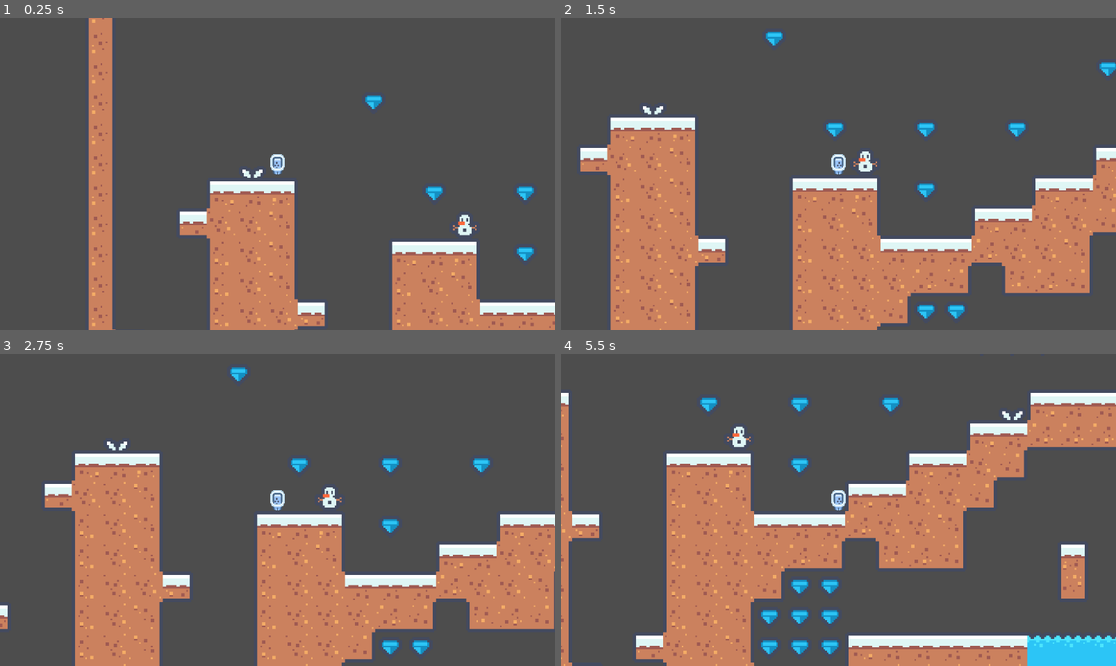
Above: before the commit, frames 1-4 (two rows, left to right).
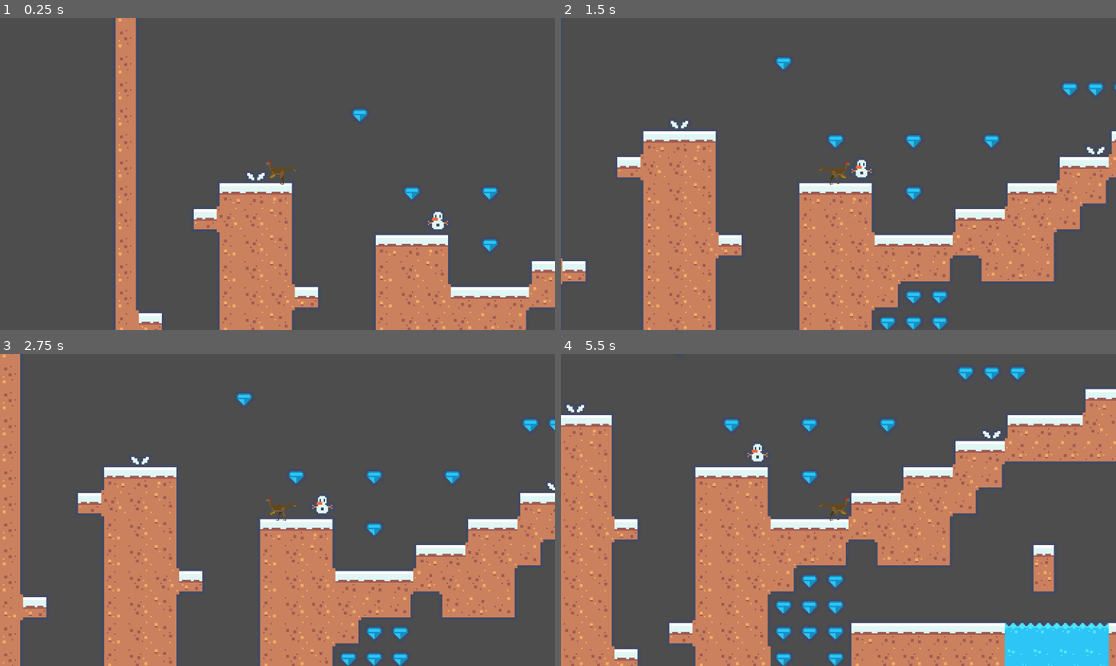
Above: after the commit, the same moments.

Repository: fay0026/Godot_platformer
Game: Godot game, scene res://scenes/jeu.tscn
The game is run twice, just before and just after one commit, with the same random seed, the same clock (stepped at 60 frames per second) and the same inputs.
Inputs:
- Up to frame 1 (0.25 s): no input
- Up to frame 2 (1.5 s): tap Enter (ui_accept) at 0.5, 0.77 s; hold Right (ui_right) from 0.53 s (still down)
- Up to frame 3 (2.75 s): tap Enter (ui_accept) at 1.52 s; release Right (ui_right) at 2.03 s; hold Left (ui_left) from 2.03 s (still down)
- Up to frame 4 (5.5 s): release Left (ui_left) at 2.78 s; hold Right (ui_right) 2.78-4.28 s; tap Enter (ui_accept) at 3.02, 3.77, 4.52 s; hold Left (ui_left) 4.28-5.03 s; hold Right (ui_right) from 5.03 s (still down)

The runs differ from the first frame. In frame 1, 17% of the frame differs, in the area x 15-100%, y 0-100%; in frame 2, 20%; in frame 3, 23%; in frame 4, 30%, in the area x 0-100%, y 4-100%.

Commit message:
Ajout de l'UI, fonctionnalités à faire

Diff:
--- a/character_body_2d.gd
+++ b/character_body_2d.gd
@@ -20,13 +20,13 @@
 	var direction := Input.get_axis("ui_left", "ui_right")
 	if direction:
 		velocity.x = direction * SPEED
-		$AnimatedSprite2D.play("walk")
+		$AnimatedSprite2D.play("Raptor_walk")
 	else:
 		velocity.x = move_toward(velocity.x, 0, SPEED)
 		$AnimatedSprite2D.stop()
 	if direction == 1 :
+		$AnimatedSprite2D.flip_h = false;
+	else :
 		$AnimatedSprite2D.flip_h = true;
-	else :
-		$AnimatedSprite2D.flip_h = false;
 
 	move_and_slide()
--- /dev/null
+++ b/scenes/GUI.tscn
@@ -0,0 +1,67 @@
+[gd_scene load_steps=5 format=3 uid="uid://kay8r2p0gb5m"]
+
+[ext_resource type="Texture2D" uid="uid://br0w6ot0aojkq" path="res://Assets/sprites/tile_0067.png" id="1_w7kkm"]
+[ext_resource type="Texture2D" uid="uid://dk7ibipx5xrgj" path="res://Assets/sprites/tile_0044.png" id="2_gomml"]
+[ext_resource type="Texture2D" uid="uid://d3ox3j2wg4g74" path="res://Assets/sprites/frozen_health.png" id="3_s4aqj"]
+[ext_resource type="Texture2D" uid="uid://bvrq0v5kb01hn" path="res://Assets/sprites/health.png" id="4_d2u18"]
+
+[node name="Gui" type="CanvasLayer"]
+
+[node name="Control" type="Control" parent="."]
+layout_mode = 3
+anchors_preset = 0
+offset_right = 150.0
+offset_bottom = 86.0
+size_flags_horizontal = 3
+metadata/_edit_lock_ = true
+
+[node name="BoxContainer" type="BoxContainer" parent="Control"]
+offset_left = 32.0
+offset_top = 42.0
+offset_right = 72.0
+offset_bottom = 65.0
+
+[node name="TextureRect" type="TextureRect" parent="Control/BoxContainer"]
+layout_mode = 2
+texture = ExtResource("1_w7kkm")
+metadata/_edit_lock_ = true
+
+[node name="Label" type="Label" parent="Control/BoxContainer"]
+layout_mode = 2
+text = "0"
+metadata/_edit_lock_ = true
+
+[node name="BoxContainer3" type="BoxContainer" parent="Control"]
+offset_left = 80.0
+offset_top = 43.0
+offset_right = 120.0
+offset_bottom = 66.0
+
+[node name="TextureRect" type="TextureRect" parent="Control/BoxContainer3"]
+layout_mode = 2
+texture = ExtResource("2_gomml")
+metadata/_edit_lock_ = true
+
+[node name="Label" type="Label" parent="Control/BoxContainer3"]
+layout_mode = 2
+text = "0"
+metadata/_edit_lock_ = true
+
+[node name="BoxContainer4" type="BoxContainer" parent="Control"]
+layout_mode = 0
+offset_left = 25.0
+offset_top = 14.0
+offset_right = 123.0
+offset_bottom = 38.0
+
+[node name="Label" type="Label" parent="Control/BoxContainer4"]
+layout_mode = 2
+text = "HP"
+metadata/_edit_lock_ = true
+
+[node name="TextureProgressBar" type="TextureProgressBar" parent="Control/BoxContainer4"]
+layout_mode = 2
+step = 3.0
+texture_under = ExtResource("3_s4aqj")
+texture_progress = ExtResource("4_d2u18")
+metadata/_edit_lock_ = true
--- a/scenes/jeu.tscn
+++ b/scenes/jeu.tscn
@@ -11,6 +11,7 @@
 
 [node name="Personnage" parent="." instance=ExtResource("2_xdqh2")]
 position = Vector2(174, 119)
+scale = Vector2(0.2, 0.2)
 
 [node name="AudioStreamPlayer2D" type="AudioStreamPlayer2D" parent="."]
 
@@ -18,7 +19,13 @@
 position = Vector2(321, 324)
 
 [node name="death" parent="." instance=ExtResource("4_djnxf")]
-position = Vector2(196, 381)
+position = Vector2(194, 381)
+
+[node name="death5" parent="." instance=ExtResource("4_djnxf")]
+position = Vector2(213, 381)
+
+[node name="death6" parent="." instance=ExtResource("4_djnxf")]
+position = Vector2(232, 381)
 
 [node name="death2" parent="." instance=ExtResource("4_djnxf")]
 position = Vector2(517, 301)
--- a/scenes/personnage.tscn
+++ b/scenes/personnage.tscn
@@ -1,11 +1,129 @@
-[gd_scene load_steps=6 format=3 uid="uid://bvcqpoxfstguq"]
+[gd_scene load_steps=23 format=3 uid="uid://bvcqpoxfstguq"]
 
 [ext_resource type="Script" path="res://character_body_2d.gd" id="1_nw3vc"]
 [ext_resource type="Texture2D" uid="uid://cvl50n0giglrt" path="res://Assets/sprites/tile_0002.png" id="2_4rlrh"]
+[ext_resource type="Texture2D" uid="uid://chsk3ohe2fkdk" path="res://Assets/sprites/Invisible_raptor.png" id="2_7ldsv"]
 [ext_resource type="Texture2D" uid="uid://darrmdmryqggx" path="res://Assets/sprites/tile_0003.png" id="3_1rrom"]
+
+[sub_resource type="AtlasTexture" id="AtlasTexture_371ld"]
+atlas = ExtResource("2_7ldsv")
+region = Rect2(0, 0, 336, 240)
+
+[sub_resource type="AtlasTexture" id="AtlasTexture_c3w4s"]
+atlas = ExtResource("2_7ldsv")
+region = Rect2(336, 0, 336, 240)
+
+[sub_resource type="AtlasTexture" id="AtlasTexture_alxp1"]
+atlas = ExtResource("2_7ldsv")
+region = Rect2(672, 0, 336, 240)
+
+[sub_resource type="AtlasTexture" id="AtlasTexture_xym0s"]
+atlas = ExtResource("2_7ldsv")
+region = Rect2(1008, 0, 336, 240)
+
+[sub_resource type="AtlasTexture" id="AtlasTexture_gvy3w"]
+atlas = ExtResource("2_7ldsv")
+region = Rect2(1344, 0, 336, 240)
+
+[sub_resource type="AtlasTexture" id="AtlasTexture_la5qr"]
+atlas = ExtResource("2_7ldsv")
+region = Rect2(1680, 0, 336, 240)
+
+[sub_resource type="AtlasTexture" id="AtlasTexture_m4rdr"]
+atlas = ExtResource("2_7ldsv")
+region = Rect2(0, 240, 336, 240)
+
+[sub_resource type="AtlasTexture" id="AtlasTexture_bc7cb"]
+atlas = ExtResource("2_7ldsv")
+region = Rect2(336, 240, 336, 240)
+
+[sub_resource type="AtlasTexture" id="AtlasTexture_wgrxt"]
+atlas = ExtResource("2_7ldsv")
+region = Rect2(672, 240, 336, 240)
+
+[sub_resource type="AtlasTexture" id="AtlasTexture_j1xlt"]
+atlas = ExtResource("2_7ldsv")
+region = Rect2(1008, 240, 336, 240)
+
+[sub_resource type="AtlasTexture" id="AtlasTexture_tp3in"]
+atlas = ExtResource("2_7ldsv")
+region = Rect2(1344, 240, 336, 240)
+
+[sub_resource type="AtlasTexture" id="AtlasTexture_vvxtc"]
+atlas = ExtResource("2_7ldsv")
+region = Rect2(1680, 240, 336, 240)
+
+[sub_resource type="AtlasTexture" id="AtlasTexture_kc1pa"]
+atlas = ExtResource("2_7ldsv")
+region = Rect2(0, 480, 336, 240)
+
+[sub_resource type="AtlasTexture" id="AtlasTexture_6rl67"]
+atlas = ExtResource("2_7ldsv")
+region = Rect2(336, 480, 336, 240)
+
+[sub_resource type="AtlasTexture" id="AtlasTexture_rc6ym"]
+atlas = ExtResource("2_7ldsv")
+region = Rect2(672, 480, 336, 240)
+
+[sub_resource type="AtlasTexture" id="AtlasTexture_bma8d"]
+atlas = ExtResource("2_7ldsv")
+region = Rect2(1008, 480, 336, 240)
 
 [sub_resource type="SpriteFrames" id="SpriteFrames_2lpkw"]
 animations = [{
+"frames": [{
+"duration": 1.0,
+"texture": SubResource("AtlasTexture_371ld")
+}, {
+"duration": 1.0,
+"texture": SubResource("AtlasTexture_c3w4s")
+}, {
+"duration": 1.0,
+"texture": SubResource("AtlasTexture_alxp1")
+}, {
+"duration": 1.0,
+"texture": SubResource("AtlasTexture_xym0s")
+}, {
+"duration": 1.0,
+"texture": SubResource("AtlasTexture_gvy3w")
+}, {
+"duration": 1.0,
+"texture": SubResource("AtlasTexture_la5qr")
+}, {
+"duration": 1.0,
+"texture": SubResource("AtlasTexture_m4rdr")
+}, {
+"duration": 1.0,
+"texture": SubResource("AtlasTexture_bc7cb")
+}, {
+"duration": 1.0,
+"texture": SubResource("AtlasTexture_wgrxt")
+}, {
+"duration": 1.0,
+"texture": SubResource("AtlasTexture_j1xlt")
+}, {
+"duration": 1.0,
+"texture": SubResource("AtlasTexture_tp3in")
+}, {
+"duration": 1.0,
+"texture": SubResource("AtlasTexture_vvxtc")
+}, {
+"duration": 1.0,
+"texture": SubResource("AtlasTexture_kc1pa")
+}, {
+"duration": 1.0,
+"texture": SubResource("AtlasTexture_6rl67")
+}, {
+"duration": 1.0,
+"texture": SubResource("AtlasTexture_rc6ym")
+}, {
+"duration": 1.0,
+"texture": SubResource("AtlasTexture_bma8d")
+}],
+"loop": true,
+"name": &"Raptor_walk",
+"speed": 5.0
+}, {
 "frames": [{
 "duration": 1.0,
 "texture": ExtResource("2_4rlrh")
@@ -18,8 +136,9 @@
 "speed": 5.0
 }]
 
-[sub_resource type="RectangleShape2D" id="RectangleShape2D_6780u"]
-size = Vector2(8, 12.5)
+[sub_resource type="CapsuleShape2D" id="CapsuleShape2D_nf3cj"]
+radius = 30.0
+height = 74.0
 
 [node name="Personnage" type="Node2D"]
 
@@ -31,17 +150,19 @@
 position = Vector2(0, -6)
 scale = Vector2(0.421132, 0.516667)
 sprite_frames = SubResource("SpriteFrames_2lpkw")
-animation = &"walk"
-frame_progress = 0.160362
+animation = &"Raptor_walk"
+frame_progress = 0.214707
+speed_scale = 4.0
 metadata/_edit_lock_ = true
 
 [node name="Camera2D" type="Camera2D" parent="CharacterBody2D"]
-zoom = Vector2(3.5, 3.5)
+zoom = Vector2(3, 3)
 metadata/_edit_lock_ = true
 
 [node name="CollisionShape2D" type="CollisionShape2D" parent="CharacterBody2D"]
-position = Vector2(0, -5.75)
-shape = SubResource("RectangleShape2D_6780u")
+position = Vector2(-2, -8)
+rotation = 1.5708
+shape = SubResource("CapsuleShape2D_nf3cj")
 metadata/_edit_lock_ = true
 
 [node name="RemoteTransform2D" type="RemoteTransform2D" parent="."]
Binary file added: Assets/sprites/Invisible_raptor.png
Not shown, added: Assets/sprites/Invisible_raptor.png.import
Binary file added: Assets/sprites/frozen_health.png
Not shown, added: Assets/sprites/frozen_health.png.import
Binary file added: Assets/sprites/health.png
Not shown, changed: Assets/sprites/health.png.import
Binary file added: Assets/sprites/tile_0010.png
Not shown, added: Assets/sprites/tile_0010.png.import
Binary file added: Assets/sprites/tile_0044.png
Not shown, added: Assets/sprites/tile_0044.png.import
Binary file removed: Assets/sprites/velo_sprite_sheet_transparent.png
